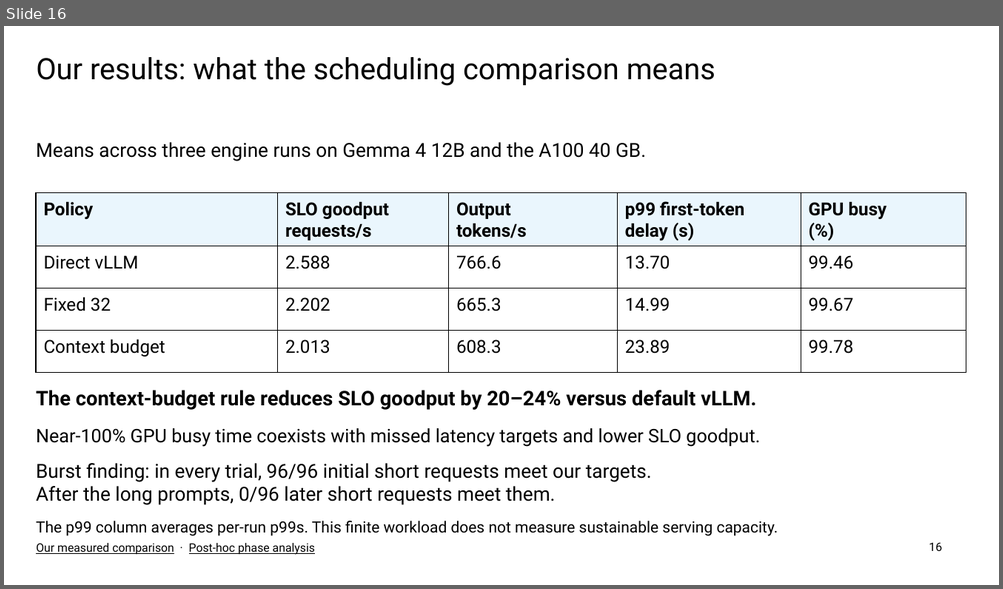
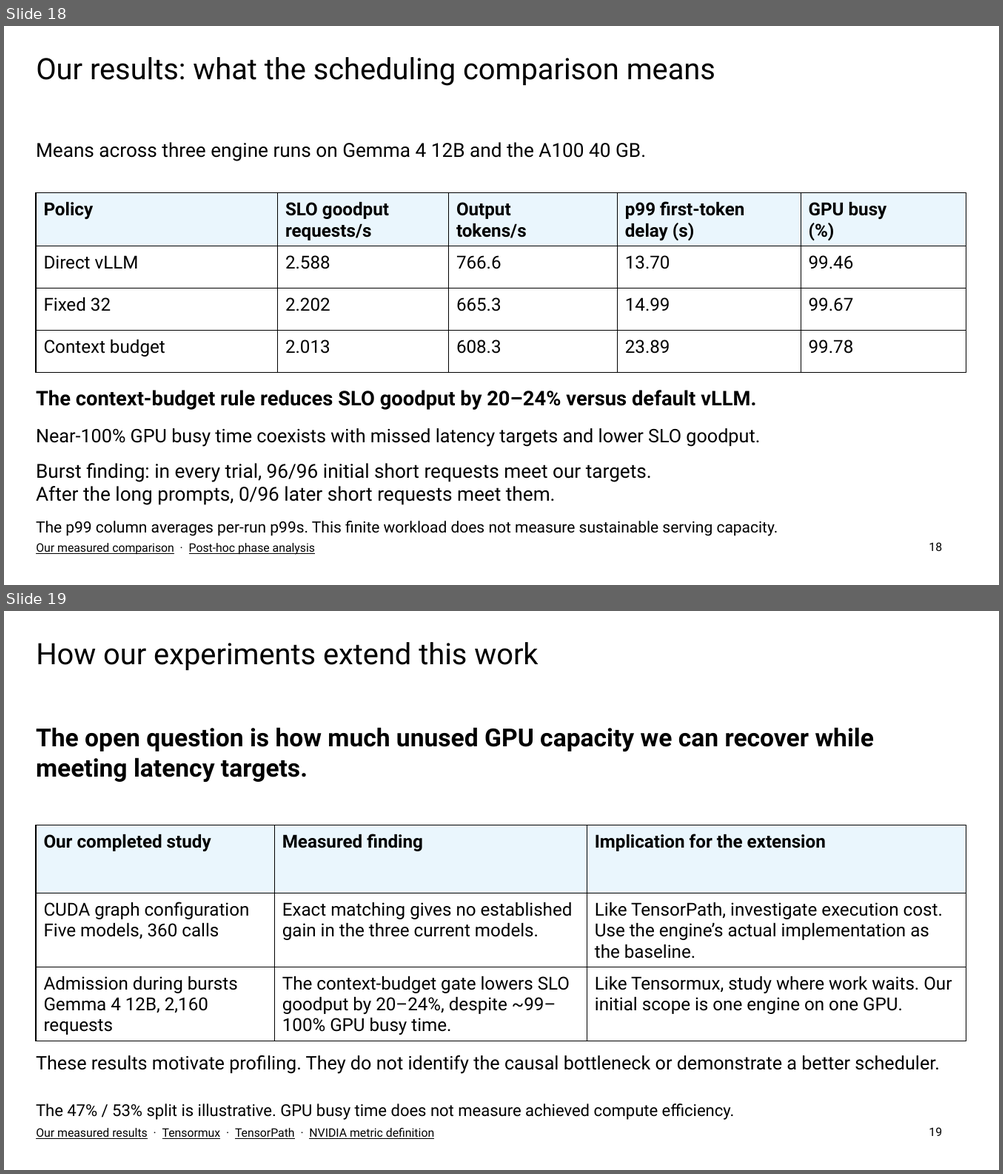
Before and after one commit to nileshsarkar-ai/Inference-Optimization, a slide deck: Inference_Optimization_Final.pptx. Shown one above the other, each under a label of ours: slide 16 before the commit, slides 18 and 19 after it. The pictures are 1003x589 and 1003x1174 pixels, drawn with LibreOffice and Linux fonts; fonts in the diff are those of the drawing. Boxes give left, top, right and bottom in pixels: in the first picture for what was removed or moved away, otherwise in the second. Text is boxed around its words. In the diff, an @@ line names an element or a change of style, - is before the commit and + after.

Commit message:
Connect Tensormux evidence to GPU utilization research extension

```diff
--- a/Inference_Optimization_Final.pptx
+++ b/Inference_Optimization_Final.pptx
@@ slide 19 added at box(4, 611, 999, 1170), background #FFFFFF @@
@@ title added at box(36, 642, 538, 670), 28.5 pt, text #000000 @@
+How our experiments extend this work
@@ text added at box(36, 727, 874, 782), 24 pt, text #000000, bold @@
+The open question is how much unused GPU capacity we can recover while meeting latency targets.
@@ table added at box(36, 826, 967, 1038), 3 rows, 3 columns @@
+Our completed study | Measured finding | Implication for the extension
+CUDA graph configuration / Five models, 360 calls | Exact matching gives no established gain in the three current models. | Like TensorPath, investigate execution cost. Use the engine’s actual implementation as the baseline.
+Admission during bursts / Gemma 4 12B, 2,160 requests | The context-budget gate lowers SLO goodput by 20–24%, despite ~99–100% GPU busy time. | Like Tensormux, study where work waits. Our initial scope is one engine on one GPU.
@@ text added at box(36, 1056, 939, 1074), 18 pt, text #000000 @@
+These results motivate profiling. They do not identify the causal bottleneck or demonstrate a better scheduler.
@@ text added at box(36, 1104, 734, 1120), 15.8 pt, text #000000 @@
+The 47% / 53% split is illustrative. GPU busy time does not measure achieved compute efficiency.
@@ text added at box(36, 1128, 434, 1139), 11.2 pt, text #000000, underline @@
+Our measured results · Tensormux · TensorPath · NVIDIA metric definition
@@ page number added at box(928, 1128, 942, 1136), 11.2 pt, text #000000 @@
+19
@@ what was slide 16 is now slide 18 @@
```
Also in this commit, not shown: 5 other slides added, 2 slides removed, 13 other files.
